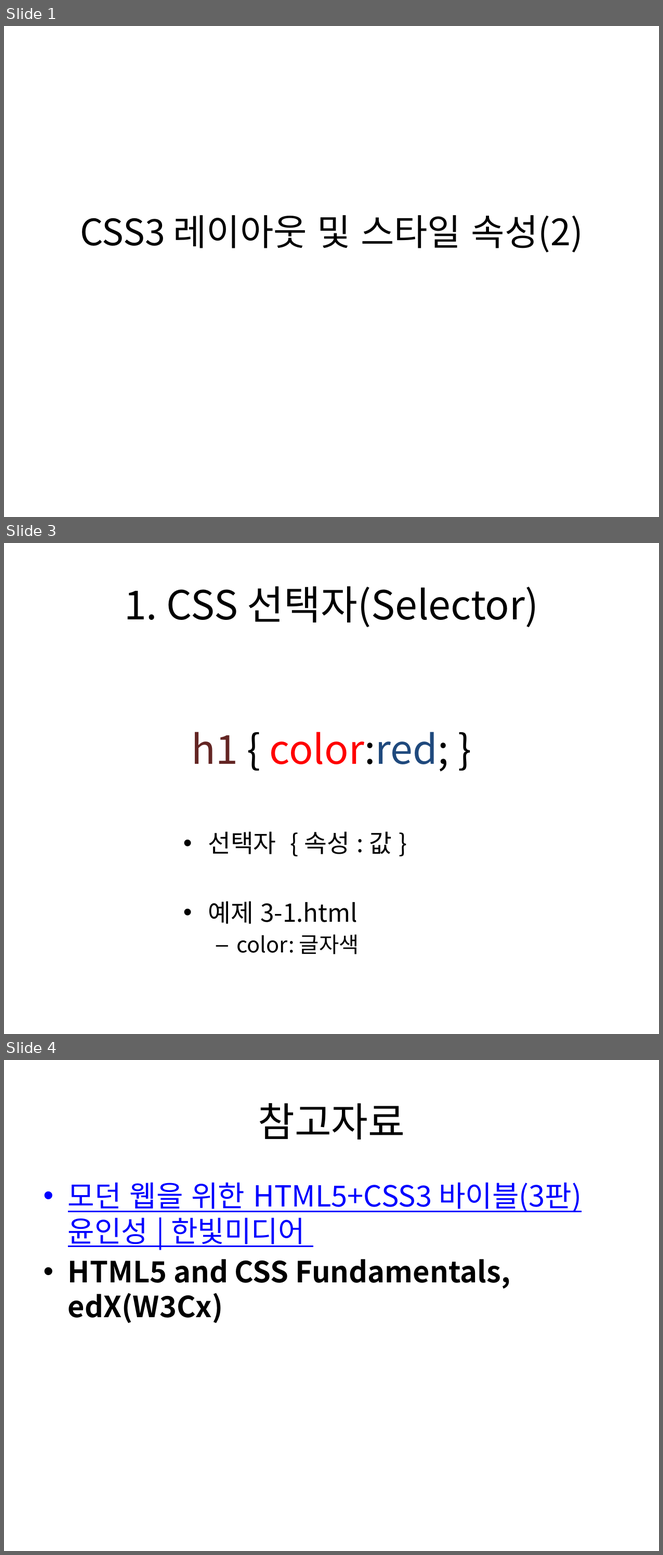
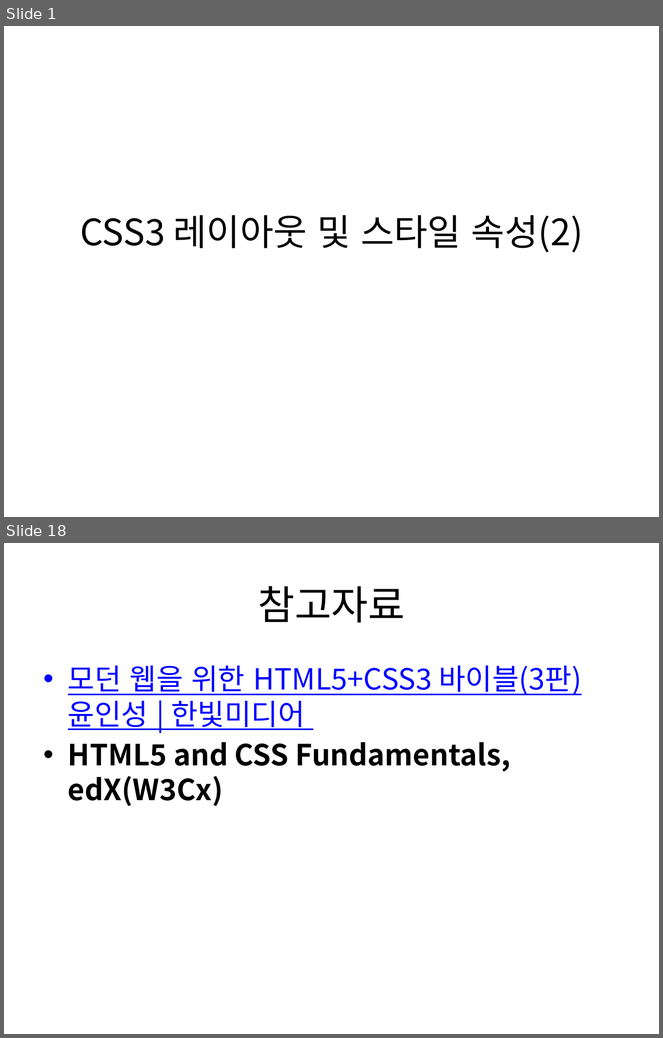
Before and after one commit to kdkcom1234/git2021, a slide deck: 1-html-css/04. CSS3 레이아웃 및 스타일 속성(2).pptx. Shown one above the other, each under a label of ours: slides 1, 3 and 4 before the commit, slides 1 and 18 after it; the slides between them are not shown. The pictures are 663x1555 and 663x1038 pixels, drawn with LibreOffice and Linux fonts; fonts in the diff are those of the drawing. Boxes give left, top, right and bottom in pixels: in the first picture for what was removed or moved away, otherwise in the second. Text is boxed around its words. In the diff, an @@ line names an element or a change of style, - is before the commit and + after.

```diff
--- a/1-html-css/04. CSS3 레이아웃 및 스타일 속성(2).pptx
+++ b/1-html-css/04. CSS3 레이아웃 및 스타일 속성(2).pptx
@@ slide 3 removed at [4, 543, 659, 1034], background #FFFFFF @@
@@ title removed at [124, 586, 539, 627] @@
-1. CSS 선택자(Selector)
@@ text removed at [192, 732, 449, 772] @@
-h1 { color:red; }
@@ text removed at [208, 832, 392, 955] @@
-• 선택자 { 속성 : 값 }
-• 예제 3-1.html
-  – color: 글자색
@@ what was slide 4 is now slide 18 @@
```
Also in this commit, not shown: 1 slide changed, 15 slides added, 24 other files.
